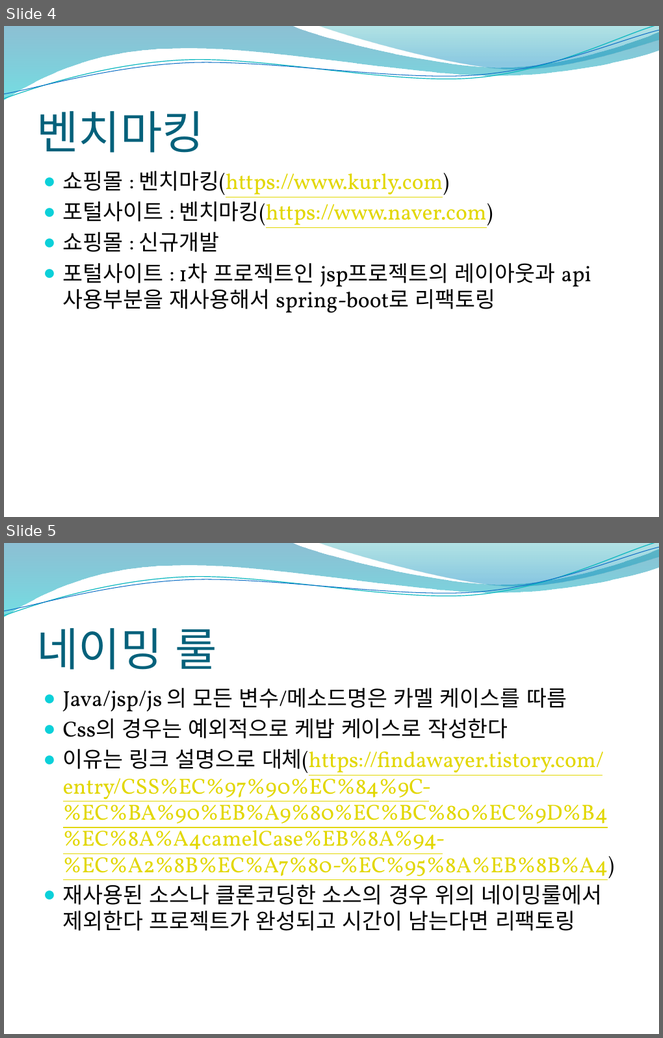
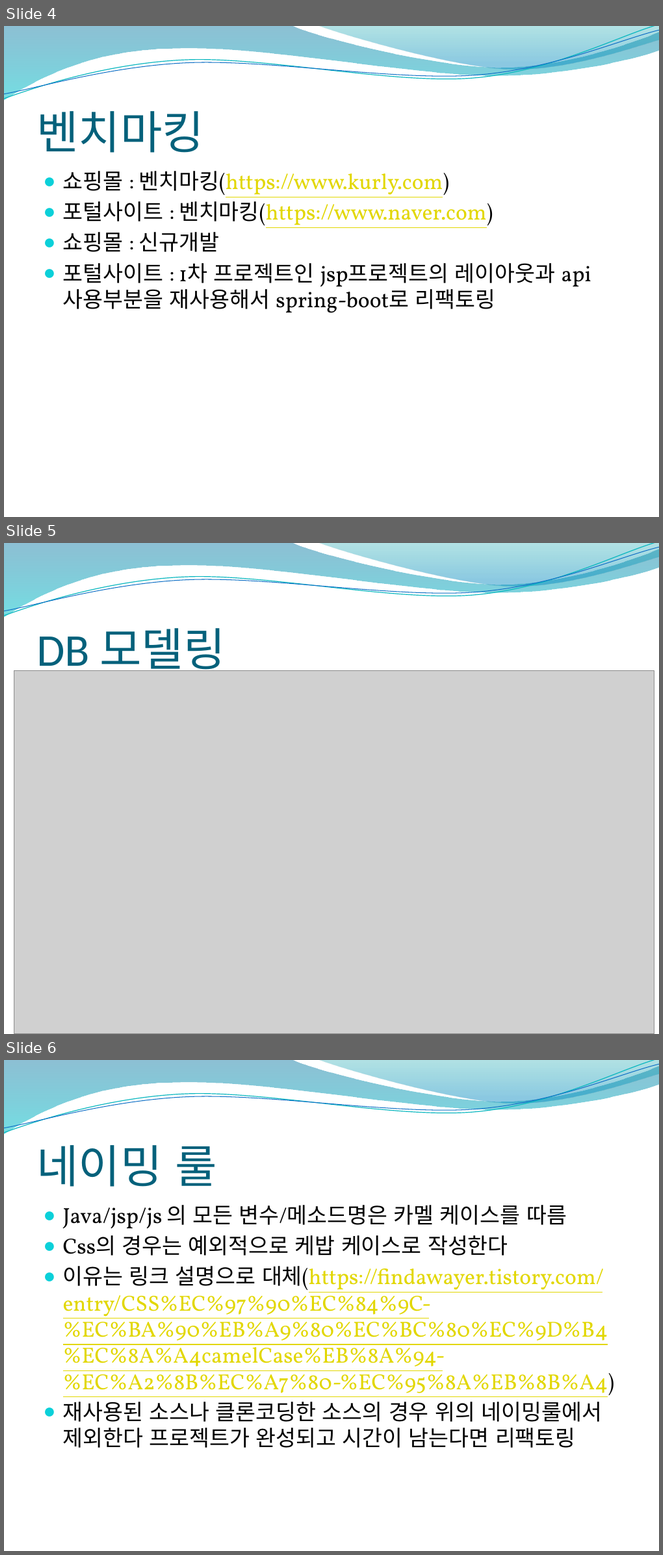
Before and after one commit to BruceYi119/doogle, a slide deck: src/main/info/1팀 2차 프로젝트(spring-boot).pptx. Shown one above the other, each under a label of ours: slides 4 and 5 before the commit, slides 4, 5 and 6 after it. The pictures are 663x1038 and 663x1555 pixels, drawn with LibreOffice and Linux fonts; fonts in the diff are those of the drawing; grey boxes stand for pictures; background and template pictures are left out. Boxes give left, top, right and bottom in pixels: in the first picture for what was removed or moved away, otherwise in the second. Text is boxed around its words. In the diff, an @@ line names an element or a change of style, - is before the commit and + after.

```diff
--- a/src/main/info/1팀 2차 프로젝트(spring-boot).pptx
+++ b/src/main/info/1팀 2차 프로젝트(spring-boot).pptx
@@ slide 5 added at (4, 543, 659, 1034), background picture (left out); not listed: 4 template elements that a slide beside it also shows @@
@@ title added at (36, 628, 225, 677), 50 pt, text #04617B @@
+DB 모델링
@@ picture added at (14, 671, 655, 1034) @@
@@ what was slide 5 is now slide 6 @@
```
Also in this commit, not shown: 1 slide changed.
